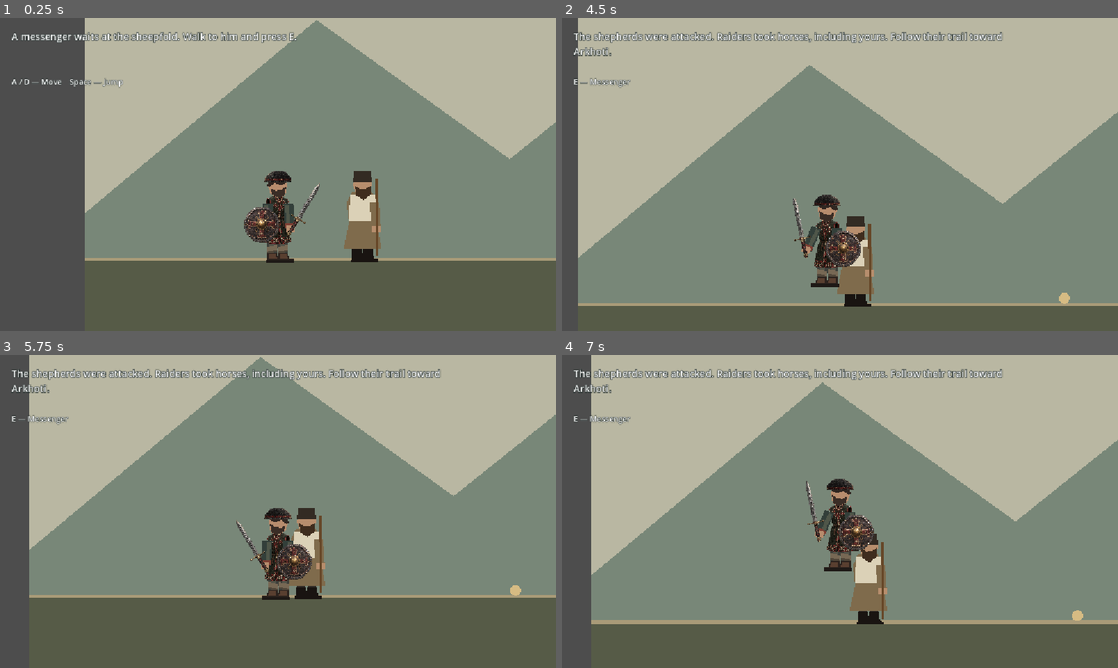
Above: before the commit, frames 1-4 (two rows, left to right).
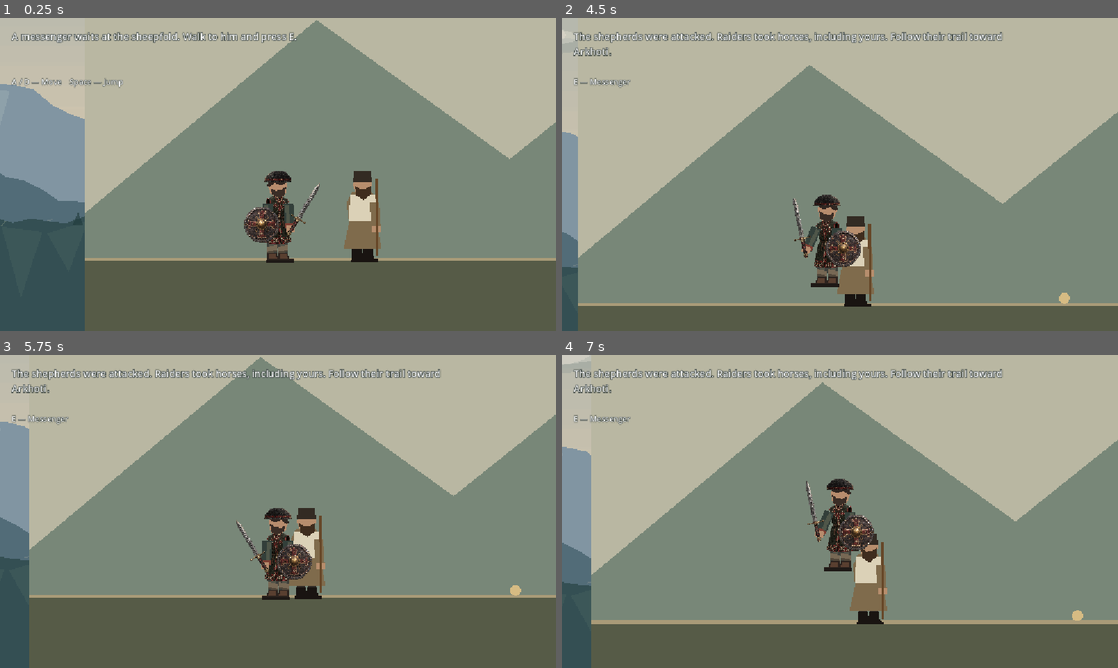
Above: after the commit, the same moments.

Repository: Mikheil-Flammifer/mountain-remembers-godot
Game: Godot game, scene res://scenes/levels/aluda/act_one/tracking.tscn
The game is run twice, just before and just after one commit, with the same random seed, the same clock (stepped at 60 frames per second) and the same inputs. This scene is started directly instead of the project's main scene.
Inputs (mouse positions are in pixels of both pictures, inside the frame that each line leads up to):
- Up to frame 1 (0.25 s): no input
- Up to frame 2 (4.5 s): tap E (talk) at 0.5, 1.25 s; move the mouse to (962, 158) at 0.52 s; hold D (move_right) 0.53-1.25 s; hold H (attack) 0.53-1.25 s; click (962, 158) at 0.67 s; tap Space (jump) at 0.77, 1.07, 3.77, 4.07 s; drag from (728, 190) to (812, 237) at 1.27 s; move the mouse to (895, 105) at 2.02 s; hold D (move_right) 2.03-2.75 s; hold G (shield) 2.03-2.75 s; drag from (812, 237) to (673, 127) at 2.77 s; move the mouse to (1006, 221) at 3.52 s; hold A (move_left) 3.53-4.25 s; tap 1 at 3.6 s; drag from (673, 127) to (756, 96) at 4.27 s
- Up to frame 3 (5.75 s): move the mouse to (305, 511) at 5.02 s; hold S from 5.03 s (still down); tap 3 at 5.1 s; click (305, 511) at 5.17 s
- Up to frame 4 (7 s): release S at 5.75 s; drag from (756, 433) to (728, 527) at 5.77 s; move the mouse to (962, 495) at 6.52 s; hold W from 6.53 s (still down); tap 5 at 6.6 s; tap Space (jump) at 6.77 s

The runs differ from the first frame. In frame 1, 14% of the frame differs, in the area x 0-16%, y 0-100%; in frame 2, 2.6%; in frame 3, 4.9%; in frame 4, 4.9%.

Commit message:
feat(act-one): integrate Khevsureti scenery into Aluda scenes

Diff:
--- a/scenes/levels/aluda/act_one/tracking.tscn
+++ b/scenes/levels/aluda/act_one/tracking.tscn
@@ -1,6 +1,18 @@
-[gd_scene load_steps=2 format=3]
+[gd_scene load_steps=4 format=3]
 
 [ext_resource type="Script" path="res://scripts/levels/aluda/act_one_tracking.gd" id="1"]
+[ext_resource type="Script" path="res://scripts/levels/aluda/khevsureti_background.gd" id="2"]
+[ext_resource type="Script" path="res://scripts/levels/aluda/khevsureti_ground.gd" id="3"]
 
 [node name="ActOneTracking" type="Node2D"]
 script = ExtResource("1")
+
+[node name="KhevsuretiBackground" type="Node2D" parent="."]
+z_index = -20
+script = ExtResource("2")
+
+[node name="RockyPasture" type="Node2D" parent="."]
+z_index = -5
+script = ExtResource("3")
+left_edge = -100.0
+right_edge = 3400.0
